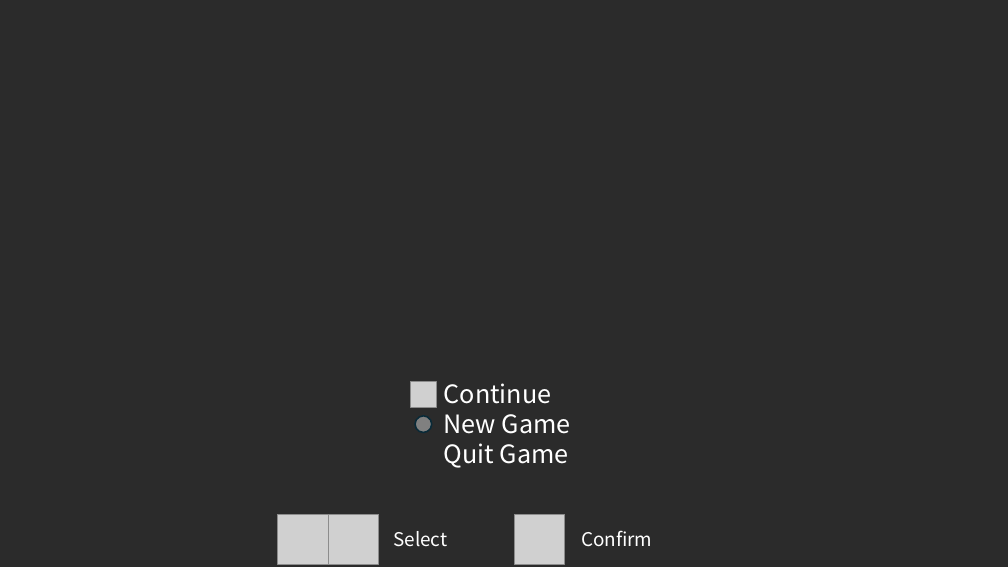
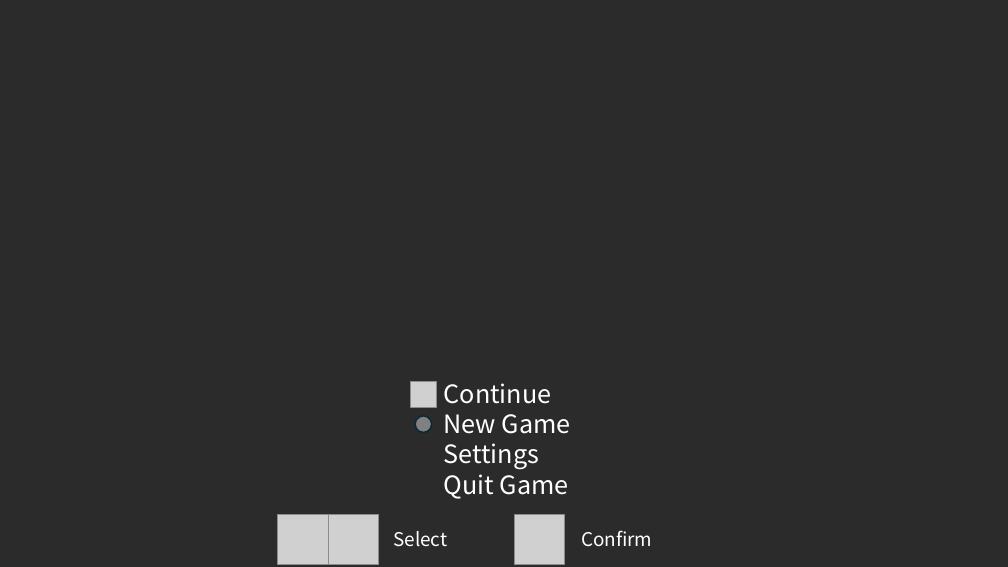
Before and after one commit to SakuraNeneCpp/NeneEngine, a slide deck: slide 1 of SuperChromeDino/notebook/slide.pptx. Drawn at 1008x567 pixels with LibreOffice and Linux fonts; fonts in the diff are those of the drawing; grey boxes stand for pictures; background and template pictures are left out; a plain dark background stands for a picture behind light text. Boxes give left, top, right and bottom in pixels: in the first picture for what was removed or moved away, otherwise in the second. Text is boxed around its words. In the diff, an @@ line names an element or a change of style, - is before the commit and + after.

```diff
--- a/SuperChromeDino/notebook/slide.pptx
+++ b/SuperChromeDino/notebook/slide.pptx
@@ text at <box>444,443,539,470</box>: paragraph added @@
+Settings
```
Also in this commit, not shown: 1 slide added, 4 other files.
